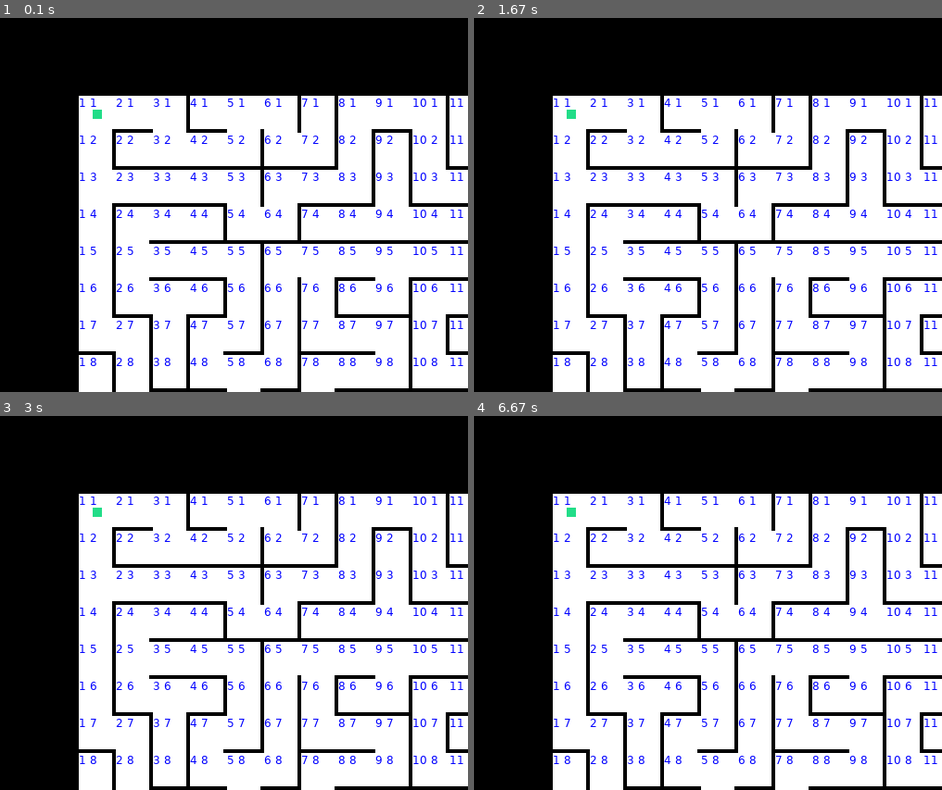
Above: before the commit, frames 1-4 (two rows, left to right).
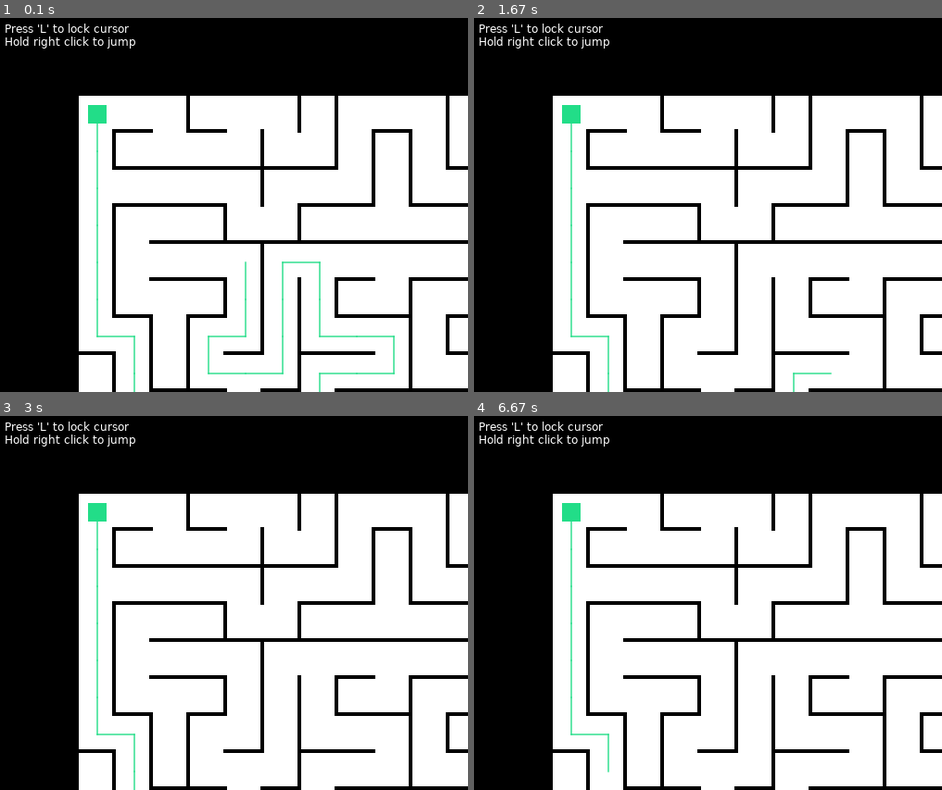
Above: after the commit, the same moments.

Repository: art0007i/distracting-jam-game
Game: LÖVE game, started from main.lua
Two runs of this game, one before a commit and one after it. Both use one fixed random seed, a clock stepped at 60 frames per second and the inputs below.
Inputs (mouse positions are in pixels of both pictures, inside the frame that each line leads up to):
- Up to frame 1 (0.1 s): no input
- Up to frame 2 (1.67 s): right-click (outside the picture) at 0.38 s
- Up to frame 3 (3 s): hold L 1.67-2.13 s; move the mouse to (98, 580) at 1.7 s
- Up to frame 4 (6.67 s): no input

The runs differ from the first frame. In frame 1, 4.6% of the frame differs, in the area x 1-100%, y 1-100%; in frame 2, 3.9%; in frame 3, 3.9%; in frame 4, 3.8%.

Commit message:
add jumping, add pathfinding npc

Diff:
--- /dev/null
+++ b/a_star.lua
@@ -0,0 +1,122 @@
+-- huge shoutout to https://en.wikipedia.org/wiki/A*_search_algorithm#Pseudocode
+function heuristic(n, goal)
+    return math.abs(n.x - goal.x) + math.abs(n.y - goal.y)
+end
+
+function key(pos)
+    return pos.x .. "," .. pos.y
+end
+
+local size = 50
+function inbounds(x, y)
+    if x < 1 or y < 1 then return false end
+    if x > size + 1 or y > size + 1 then return false end
+    return true
+end
+
+function wall_intersect(cx, cy, dx, dy, maze)
+    local has_x_wall = true
+    local has_y_wall = true
+
+    if dx > 0 then
+        if inbounds(cx, cy)
+        and
+        maze[cx][cy].right then
+            has_x_wall = false
+        end
+    elseif dx < 0 then
+        if inbounds(cx - 1, cy) and maze[cx - 1][cy].right then
+            has_x_wall = false
+        end
+    else
+        has_x_wall = false
+    end
+
+    if dy > 0 then
+        if inbounds(cx, cy) and maze[cx][cy].down then
+            has_y_wall = false
+        end
+    elseif dy < 0 then
+        if inbounds(cx, cy - 1) and maze[cx][cy - 1].down then
+            has_y_wall = false
+        end
+    else
+        has_y_wall = false
+    end
+
+    return has_x_wall or has_y_wall
+end
+
+function reconstruct_path(came_from, current)
+    local total_path = { current }
+
+    while came_from[key(current)] ~= nil do
+        current = came_from[key(current)]
+        table.insert(total_path, 1, current)
+    end
+
+    return total_path
+end
+
+local dirs = {
+    { x = 1, y = 0 },
+    { x = -1, y = 0 },
+    { x = 0, y = 1 },
+    { x = 0, y = -1 },
+}
+
+function a_star(start, goal, maze)
+    local open_set = { }
+    open_set[key(start)] = start
+    local came_from = { }
+
+    local g_score = {} -- default value = infinity
+    g_score[key(start)] = 0
+
+    local f_score = {} -- default value = infinity
+    f_score[key(start)] = heuristic(start, goal)
+
+    while next(open_set) ~= nil do
+        local current
+        local lowest_f = math.huge
+        for k, v in pairs(open_set) do
+            local f = f_score[key(v)]
+            if f == nil then f = math.huge end
+            if f < lowest_f then
+                current = v
+                lowest_f = f
+            end
+        end
+
+        if key(current) == key(goal) then
+            return reconstruct_path(came_from, current)
+        end
+
+        open_set[key(current)] = nil
+
+        for k, v in pairs(dirs) do
+            if wall_intersect(current.x, current.y, v.x, v.y, maze) then
+                goto continue
+            end
+
+            local neighbor = { x = current.x + v.x, y = current.y + v.y }
+            local tentative_g_score = g_score[key(current)] + 1
+            local neighbor_g = g_score[key(neighbor)]
+            if (neighbor_g == nil) then neighbor_g = math.huge end
+            if tentative_g_score < neighbor_g then
+                -- This path to neighbor is better than any previous one. Record it!
+                came_from[key(neighbor)] = current
+                g_score[key(neighbor)] = tentative_g_score
+                f_score[key(neighbor)] = tentative_g_score + heuristic(neighbor, goal)
+
+                open_set[key(neighbor)] = neighbor
+            end
+
+            ::continue::
+        end
+    end
+
+    return nil
+end
+
+return a_star
--- a/main.lua
+++ b/main.lua
@@ -1,4 +1,5 @@
 local inspect = require("inspect")
+local a_star = require("a_star")
 
 local maze = {}
 local size = 50
@@ -89,8 +90,10 @@
 local wall_size = 4
 local px, py = cell_size * 1.5, cell_size * 1.5
 local camx, camy = px, py
-local player_size = cell_size / 4
-local speed = 100
+local player_size = 1
+local player_sprite_size = cell_size / 2
+
+local npcx, npcy = cell_size * 5.5, cell_size * 5.5
 
 -- Normalize two numbers.
 function math.normalize(x, y)
@@ -98,18 +101,30 @@
     if l == 0 then return 0, 0, 0 else return x / l, y / l, l end
 end
 
+local mouse_locked = false
+local jumping = false
+local jump_startx, jump_starty = 0, 0
+local jump_radius = 0
+local jump_speed = cell_size * 3
+local jump_maxdist = cell_size * 1.75
+
 function love.keypressed(key, scancode, isrepeat)
+    if key == "l" then
+        mouse_locked = !mouse_locked
+    end
 end
 
 function love.mousepressed(x, y, button, istouch, presses)
     if button == 2 then
-        love.mouse.setRelativeMode(true)
+        jumping = true
+        jump_startx, jump_starty = px, py
+        jump_radius = 0
     end
 end
 
 function love.mousereleased(x, y, button, istouch, presses)
-    if button == 2 then
-        love.mouse.setRelativeMode(false)
+    if button == 2 and jumping then
+        jumping = false
     end
 end
 
@@ -130,9 +145,17 @@
     return pos
 end
 
+function get_cell(px, py)
+    return {
+        x = math.floor(px / cell_size),
+        y = math.floor(py / cell_size)
+    }
+end
+
 function move_player(dx, dy)
-    local cx = math.floor(px / cell_size)
-    local cy = math.floor(py / cell_size)
+    local cell = get_cell(px, py)
+    local cx = cell.x
+    local cy = cell.y
 
     if not inbounds(cx, cy) then
         -- EMERGENCY FAILSAFE!
@@ -184,25 +207,72 @@
 
 function love.mousemoved(x, y, dx, dy, istouch)
     if love.mouse.getRelativeMode() then
-        local target_pos = { x = px + dx, y = py + dy }
-        -- TODO: if dx or dy is > cell_size the player can probably jump over walls
-        -- I will fix it later probably by just moving the player several times per frame,
-        -- so they move at most 1 cell_size in 1 step
-        move_player(dx, dy)
-        --px = target_pos.x
-        --py = target_pos.y
-    end
-end
-
+        if jumping then
+            local tx = px + dx
+            local ty = py + dy
+            local dxn,dyn,len = math.normalize(tx - jump_startx, ty - jump_starty)
+            if len > jump_radius then
+                tx = jump_startx + dxn * jump_radius
+                ty = jump_starty + dyn * jump_radius
+            end
+            if (tx <= cell_size) then tx = cell_size+1 end
+            if (ty <= cell_size) then ty = cell_size+1 end
+            print(tx, ty)
+            if (tx > cell_size*(size+2)-wall_size) then tx = cell_size*(size+2)-wall_size end
+            if (ty > cell_size*(size+2)-wall_size) then ty = cell_size*(size+2)-wall_size end
+            px = tx
+            py = ty
+            return
+        end
+
+
+        local dxn,dyn,len = math.normalize(dx, dy)
+        -- if dx or dy is > cell_size the player can probably jump over walls
+        -- so instead we do smaller steps that never go above that limit
+        if (len > cell_size / 2) then
+            while len > 0.1 do
+                local rem = math.min(cell_size / 2, len)
+                move_player(dxn * rem, dyn * rem)
+                len = len - rem
+            end
+        else
+            move_player(dx, dy)
+        end
+    end
+end
+
+local timeloop = 0
 function love.update(dt)
+    love.mouse.setRelativeMode(mouse_locked)
+
+    if jumping then
+        jump_radius = math.min(jump_maxdist, jump_radius + jump_speed * dt)
+    end
+
     camx = px
     camy = py
+
+    timeloop = timeloop + dt
+    if timeloop > 0.1 then
+        timeloop = timeloop - 0.1
+        local path = a_star(get_cell(px,py), get_cell(npcx, npcy), maze)
+        if path then
+            local near = path[#path-1]
+            if near then
+                npcx, npcy = (near.x * cell_size) + cell_size / 2, (near.y * cell_size) + cell_size / 2
+            end
+        end
+    end
 end
 
 function love.draw()
     local w, h = love.graphics.getDimensions()
     love.graphics.push()
     love.graphics.translate(-camx + w / 2, -camy + h / 2)
+
+
+    love.graphics.setColor(1, 1, 1)
+    love.graphics.print("Press 'L' to lock cursor\nHold right click to jump", -40, -40)
 
     for x, cells in ipairs(maze) do
         for y, cell in ipairs(cells) do
@@ -216,11 +286,32 @@
                 love.graphics.rectangle("fill", cell_size * x, cell_size * (y + 0.5), thickness, cell_size)
             end
             love.graphics.setColor(0, 0, 1)
-            love.graphics.print(x .. " " .. y, cell_size * x, cell_size * y)
-        end
-    end
+            -- love.graphics.print(x .. " " .. y, cell_size * x, cell_size * y)
+        end
+    end
+
+    if jumping then
+        love.graphics.setColor(0, 0, 1)
+        love.graphics.circle("fill", jump_startx, jump_starty, jump_radius)
+    end
+
+
     love.graphics.setColor(34 / 255, 221 / 255, 136 / 255)
-    love.graphics.rectangle("fill", px - player_size / 2, py - player_size / 2, player_size, player_size)
+    love.graphics.rectangle("fill", px - player_sprite_size / 2, py - player_sprite_size / 2, player_sprite_size, player_sprite_size)
+
+    local path = a_star(get_cell(px,py), get_cell(npcx, npcy), maze)
+    if path ~= nil then
+        local last = path[1]
+        local half = cell_size / 2
+        for k, v in pairs(path) do
+            local lx = cell_size * last.x
+            local ly = cell_size * last.y
+            local x = cell_size * v.x
+            local y = cell_size * v.y
+            last = v
+            love.graphics.line(lx+half, ly+half, x+half, y+half)
+        end
+    end
 
     love.graphics.pop()
 end
